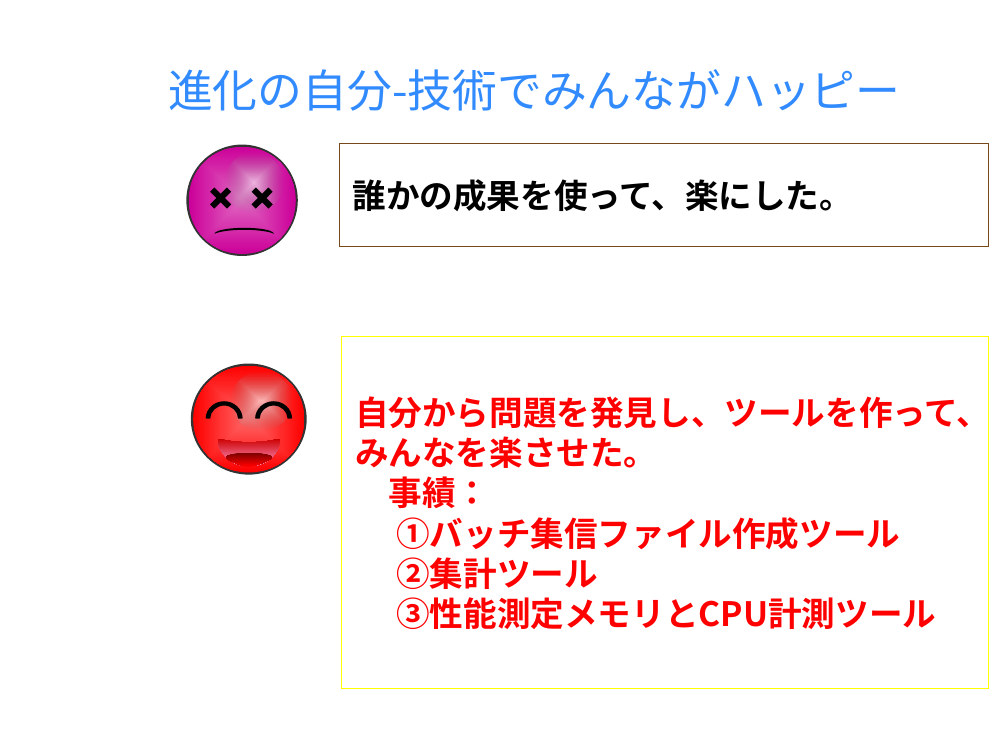
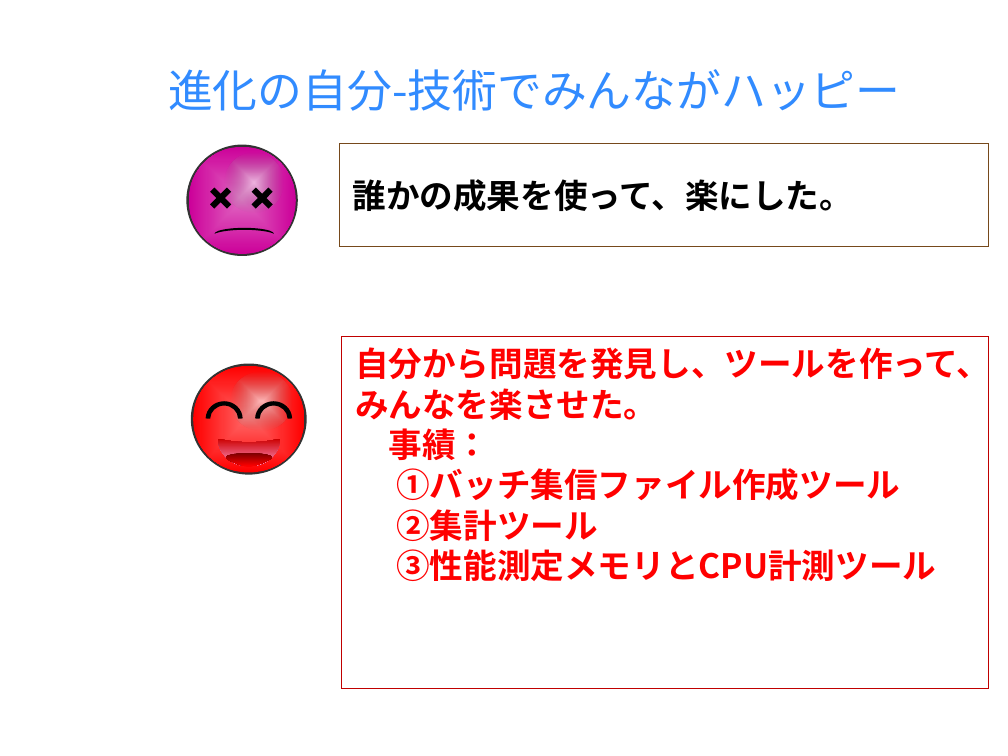
Before and after one commit to milo-bb/test, a slide deck: slide 5 of 昇格プレゼン(徐洋)_new.pptx. Drawn at 1008x756 pixels with LibreOffice and Linux fonts; fonts in the diff are those of the drawing; background and template pictures are left out. Boxes give left, top, right and bottom in pixels: in the first picture for what was removed or moved away, otherwise in the second. Text is boxed around its words. In the diff, an @@ line names an element or a change of style, - is before the commit and + after.

```diff
--- a/昇格プレゼン(徐洋)_new.pptx
+++ b/昇格プレゼン(徐洋)_new.pptx
@@ rectangle "自分から問題を発見し、ツールを作って、みんなを楽させた。" at bbox=[341, 336, 988, 688]: vertical alignment middle to top; outline #FFFF00 0.75 pt to #C00000 0.75 pt @@
```
Also in this commit, not shown: 6 other slides changed, 1 slide added, 1 slide removed.
